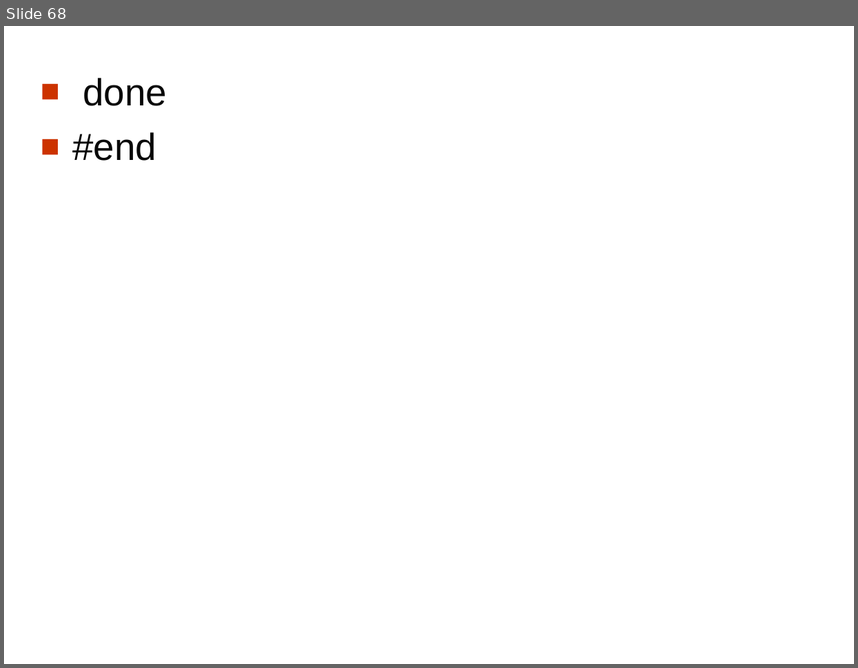
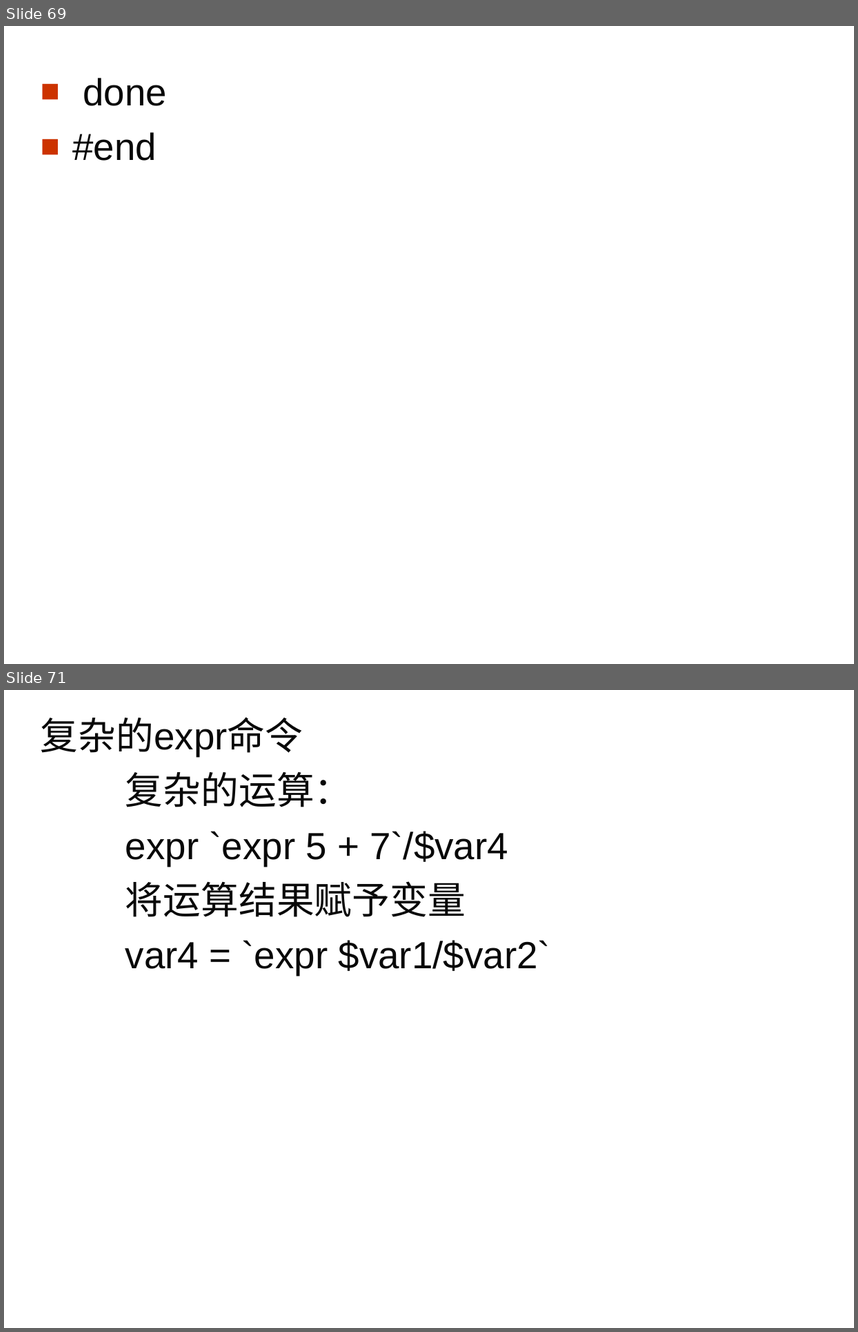
Before and after one commit to pingguocaihuiying/zhiliang729.github.io, a slide deck: shell/Shell_编程_教程.ppt. Shown one above the other, each under a label of ours: slide 68 before the commit, slides 69 and 71 after it; the slides between them are not shown. The pictures are 858x668 and 858x1332 pixels, drawn with LibreOffice and Linux fonts; fonts in the diff are those of the drawing; background and template pictures are left out. Boxes give left, top, right and bottom in pixels: in the first picture for what was removed or moved away, otherwise in the second. Text is boxed around its words. In the diff, an @@ line names an element or a change of style, - is before the commit and + after.

```diff
--- a/shell/Shell_编程_教程.ppt
+++ b/shell/Shell_编程_教程.ppt
@@ slide 71 added at <box>4,690,854,1328</box>, background picture (left out) @@
@@ text added at <box>41,717,550,975</box>, 32 pt, text #080808 @@
+复杂的expr命令
+复杂的运算：
+expr `expr 5 + 7`/$var4
+将运算结果赋予变量
+var4 = `expr $var1/$var2`
@@ what was slide 68 is now slide 69 @@
```
Also in this commit, not shown: 6 slides changed, 2 other slides added, 3 other files.
